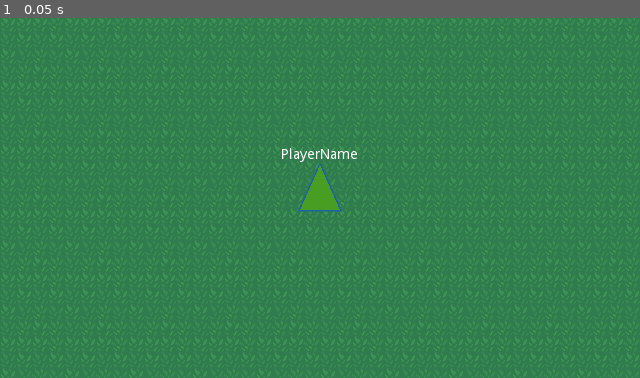
Above: before the commit, frame 1.
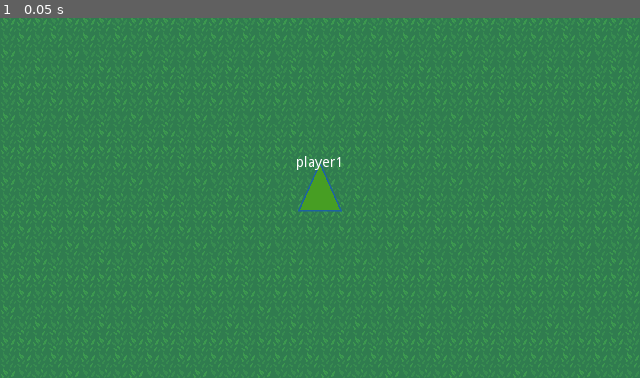
Above: after the commit, the same moment.

Repository: tangfuhao/InTheWorld
Game: Godot game, scene res://src/world/World.tscn
Same seed, same stepped clock (60 frames per second), same inputs: the game is played once before the commit and once after it.
Inputs:
- Up to frame 1 (0.05 s): no input

The runs differ from the first frame. In frame 1, 0.2% of the frame differs, in the area x 44-56%, y 36-43%.
Error before the commit: Parse Error: The identifier "delta" isn't declared in the current scope. (res://src/character/Human.gd:54)

Commit message:
优化 策略规划

Diff:
--- a/src/character/Human.gd
+++ b/src/character/Human.gd
@@ -51,7 +51,7 @@
 
 
 func _process(_delta: float):
-	strategy.process_task(delta)
+	strategy.process_task(_delta)
 
 func _physics_process(_delta: float) -> void:
 #	update_agent()
--- a/src/character/strategy/Strategy.gd
+++ b/src/character/strategy/Strategy.gd
@@ -21,7 +21,7 @@
 	if current_strategy_chain: first_task_in_strategy_chain = current_strategy_chain.pop_first_task()
 	if first_task_in_strategy_chain :
 		current_running_task = instance_task(first_task_in_strategy_chain)
-		if current_running_task.process(_delta) == false: current_running_task = null
+#		if current_running_task.process(_delta) == false: current_running_task = null
 	else:
 		current_strategy_chain = null
 		send_re_plan_signal()
@@ -31,6 +31,7 @@
 		re_plan_timer.start(0.5)
 
 func instance_task(task_name_and_params):
+	print("初始化行为:",task_name_and_params)
 	return null
 
 func setup():
@@ -46,12 +47,14 @@
 	send_re_plan_signal()
 
 func re_plan_strategy():
-	if active_motivation.is_active:
+	if active_motivation && active_motivation.is_active:
 		var strategy = get_strategy_by_task_name(active_motivation.motivation_name)
 		if strategy:
+			var plan_start_time = OS.get_ticks_msec()
 			var new_strategy_chain = StrategyChain.new()
 			var plan_result = plan_strategy(strategy,0,current_strategy_chain,new_strategy_chain)
 			if plan_result: change_task(new_strategy_chain)
+			print("规划策略:",strategy.task_name,",耗时:",OS.get_ticks_msec() - plan_start_time,"毫秒")
 
 
 func get_strategy_by_task_name(_task_name):
@@ -257,5 +260,5 @@
 
 
 #规划器中没有新任务了  重新规划
-func _on_Strategy_re_plan_strategy():
+func _on_RePlanTimer_timeout():
 	re_plan_strategy()
--- a/src/character/strategy/Strategy.tscn
+++ b/src/character/strategy/Strategy.tscn
@@ -8,3 +8,4 @@
 script = ExtResource( 1 )
 
 [node name="RePlanTimer" type="Timer" parent="."]
+[connection signal="timeout" from="RePlanTimer" to="." method="_on_RePlanTimer_timeout"]
